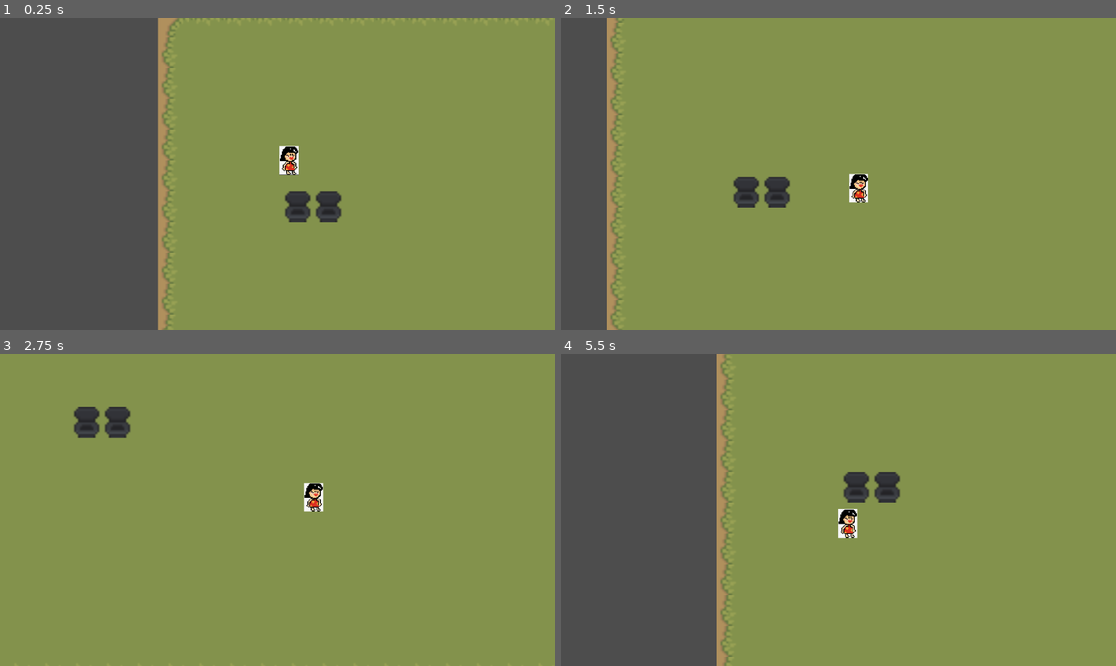
Above: before the commit, frames 1-4 (two rows, left to right).
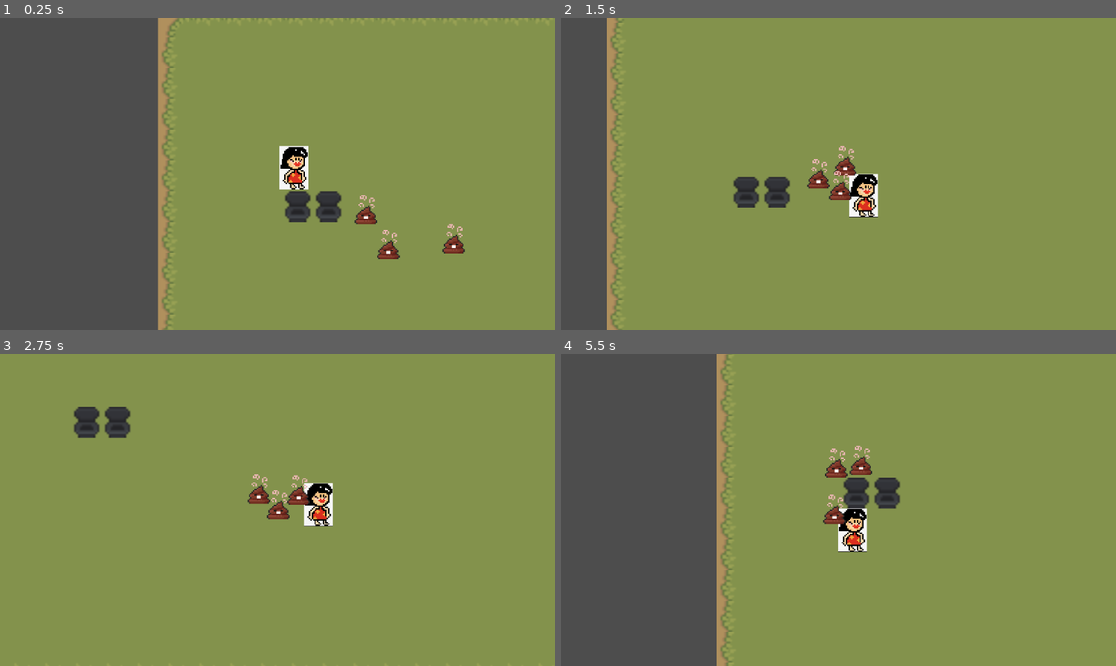
Above: after the commit, the same moments.

Repository: xntle/MOMFURY
Game: Godot game, scene res://scene/Game.tscn
Same seed, same stepped clock (60 frames per second), same inputs: the game is played once before the commit and once after it.
Inputs:
- Up to frame 1 (0.25 s): no input
- Up to frame 2 (1.5 s): hold D (move_right) 0.53-1.28 s; tap Space (roll) at 0.6, 1.35 s; hold S (move_down) from 1.28 s (still down)
- Up to frame 3 (2.75 s): release S (move_down) at 2.03 s; hold D (move_right) from 2.03 s (still down); tap Space (roll) at 2.1 s
- Up to frame 4 (5.5 s): release D (move_right) at 2.78 s; hold W (move_up) 2.78-3.53 s; tap Space (roll) every 0.75 s from 2.85 to 5.1 s; hold A (move_left) 3.53-5.03 s; hold S (move_down) from 5.03 s (still down)

The runs differ from the first frame. In frame 1, 1.2% of the frame differs, in the area x 50-84%, y 40-78%; in frame 2, 1.2%; in frame 3, 1.2%; in frame 4, 2.2%, in the area x 28-62%, y 0-100%.

Commit message:
Poop enemies

Diff:
--- /dev/null
+++ b/characters/Poop.tscn
@@ -0,0 +1,10 @@
+[gd_scene load_steps=2 format=3 uid="uid://vw2tidtvrrci"]
+
+[ext_resource type="Texture2D" uid="uid://dscd4y8ji3g6u" path="res://characters/pixel-art-cartoon-poop-character-png.png" id="1_hdd6w"]
+
+[node name="Poop" type="Node2D"]
+
+[node name="PixelArtCartoonPoopCharacterPng" type="Sprite2D" parent="."]
+position = Vector2(41, 39)
+scale = Vector2(0.111428574, 0.111428574)
+texture = ExtResource("1_hdd6w")
--- a/scene/EnemyPoop.tscn
+++ /dev/null
@@ -1,3 +0,0 @@
-[gd_scene format=3 uid="uid://vflnyyjsuvuv"]
-
-[node name="EnemyPoop" type="Node2D"]
--- a/scene/Game.tscn
+++ b/scene/Game.tscn
@@ -1,6 +1,7 @@
-[gd_scene load_steps=3 format=3 uid="uid://bve1pou0gt1v4"]
+[gd_scene load_steps=4 format=3 uid="uid://bve1pou0gt1v4"]
 
 [ext_resource type="PackedScene" uid="uid://kk3crf462xob" path="res://scene/House.tscn" id="1_e7hha"]
+[ext_resource type="PackedScene" uid="uid://5wrlhjc0vedk" path="res://scene/PoopEnemy.tscn" id="1_t585p"]
 [ext_resource type="PackedScene" uid="uid://ctnihbseogqdf" path="res://scene/Player.tscn" id="4_0qanc"]
 
 [node name="Game" type="Node2D"]
@@ -8,3 +9,12 @@
 [node name="House" parent="." instance=ExtResource("1_e7hha")]
 
 [node name="Player" parent="." instance=ExtResource("4_0qanc")]
+
+[node name="PoopEnemy3" parent="." instance=ExtResource("1_t585p")]
+position = Vector2(74, 51)
+
+[node name="PoopEnemy" parent="." instance=ExtResource("1_t585p")]
+position = Vector2(64, 30)
+
+[node name="PoopEnemy2" parent="." instance=ExtResource("1_t585p")]
+position = Vector2(110, 44)
--- a/scene/Player.tscn
+++ b/scene/Player.tscn
@@ -4,7 +4,7 @@
 [ext_resource type="Texture2D" uid="uid://cmnw0o6ebecwl" path="res://characters/IMG_0105.jpg" id="2_fvtld"]
 
 [sub_resource type="CircleShape2D" id="CircleShape2D_onrkg"]
-radius = 4.0
+radius = 7.0
 
 [node name="Player" type="CharacterBody2D"]
 collision_mask = 6
@@ -18,10 +18,10 @@
 position_smoothing_enabled = true
 
 [node name="Img0105" type="Sprite2D" parent="."]
-position = Vector2(6, -7)
-scale = Vector2(0.011183456, 0.011159033)
+position = Vector2(8.531252, -3.187101)
+scale = Vector2(0.016916756, 0.016879812)
 texture = ExtResource("2_fvtld")
 
 [node name="CollisionShape2D" type="CollisionShape2D" parent="."]
-position = Vector2(6, -4)
+position = Vector2(9, 1)
 shape = SubResource("CircleShape2D_onrkg")
--- /dev/null
+++ b/scene/PoopEnemy.tscn
@@ -0,0 +1,19 @@
+[gd_scene load_steps=4 format=3 uid="uid://5wrlhjc0vedk"]
+
+[ext_resource type="Texture2D" uid="uid://dscd4y8ji3g6u" path="res://characters/pixel-art-cartoon-poop-character-png.png" id="1_ofpi3"]
+[ext_resource type="Script" uid="uid://big42lkxshamh" path="res://scripts/poop_enemy.gd" id="1_rlyor"]
+
+[sub_resource type="CircleShape2D" id="CircleShape2D_wjlx1"]
+radius = 6.0
+
+[node name="PoopEnemy" type="CharacterBody2D"]
+collision_mask = 7
+script = ExtResource("1_rlyor")
+
+[node name="CollisionShape2D" type="CollisionShape2D" parent="."]
+shape = SubResource("CircleShape2D_wjlx1")
+
+[node name="PixelArtCartoonPoopCharacterPng" type="Sprite2D" parent="."]
+position = Vector2(0, -3)
+scale = Vector2(0.021696432, 0.021696432)
+texture = ExtResource("1_ofpi3")
--- a/scene/Slipper.tscn
+++ b/scene/Slipper.tscn
@@ -2,6 +2,8 @@
 
 [node name="Slipper" type="Node2D"]
 
-[node name="CollisionShape2D" type="CollisionShape2D" parent="."]
+[node name="Sprite2D" type="Sprite2D" parent="."]
 
-[node name="Sprite2D" type="Sprite2D" parent="."]
+[node name="RigidBody2D" type="RigidBody2D" parent="."]
+
+[node name="CollisionShape2D" type="CollisionShape2D" parent="RigidBody2D"]
--- /dev/null
+++ b/scripts/poop_enemy.gd
@@ -0,0 +1,8 @@
+extends CharacterBody2D
+
+@onready var player = get_node("/root/Game/Player")
+
+func _physics_process(delta):
+	var direction = global_position.direction_to(player.global_position)
+	velocity = direction * 80.0
+	move_and_slide()
Binary file added: characters/pixel-art-cartoon-poop-character-png.png
Not shown, added: characters/pixel-art-cartoon-poop-character-png.png.import
Not shown, added: scripts/poop_enemy.gd.uid
